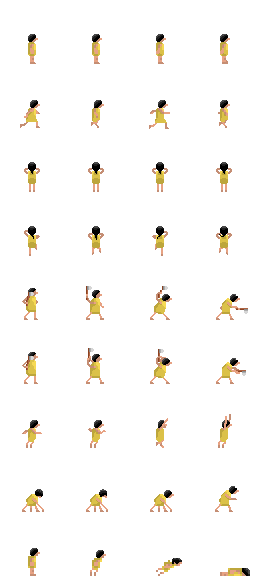
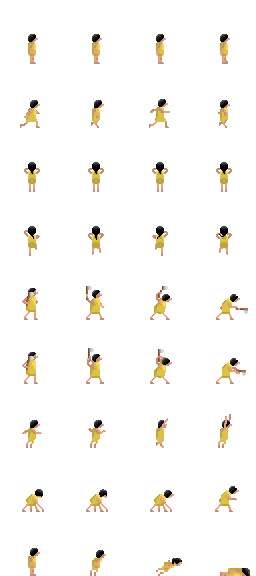
The second 256x576 image is a revision of the first. Changes to its layers:
painted on "guy" over [149, 99, 170, 129]
